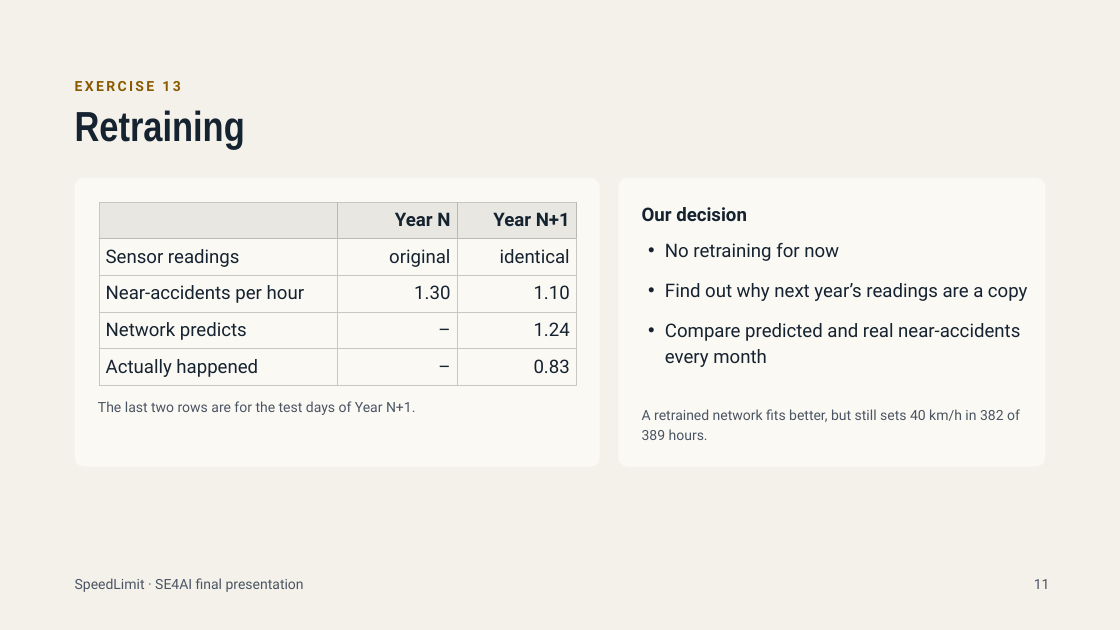
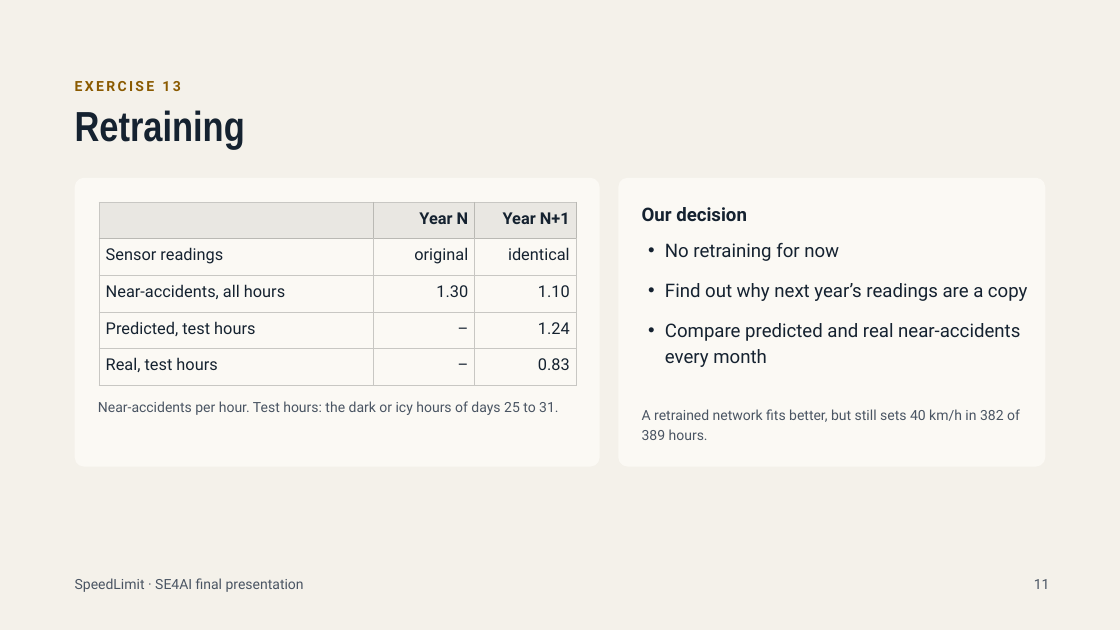
Before and after one commit to cristianvortolomei/speedlimit-se4ai, a slide deck: slide 11 of SpeedLimit3.pptx. Drawn at 1120x630 pixels with LibreOffice and Linux fonts; fonts in the diff are those of the drawing. Boxes give left, top, right and bottom in pixels: in the first picture for what was removed or moved away, otherwise in the second. Text is boxed around its words. In the diff, an @@ line names an element or a change of style, - is before the commit and + after.

Commit message:
Number the decision steps on the architecture slide and relabel the retraining table

```diff
--- a/SpeedLimit3.pptx
+++ b/SpeedLimit3.pptx
@@ table at [99,202,576,386] @@
-row 3, column 1: Near-accidents per hour
+row 3, column 1: Near-accidents, all hours
-row 4, column 1: Network predicts
+row 4, column 1: Predicted, test hours
-row 5, column 1: Actually happened
+row 5, column 1: Real, test hours
@@ size 16 to 14 pt in "Year N", "Year N+1", "Sensor readings", "original" and 7 more places @@
@@ line spacing 19.2pt to 16.8pt @@
@@ text at [98,401,558,415]: text changed @@
-The last two rows are for the test days of Year N+1.
+Near-accidents per hour. Test hours: the dark or icy hours of days 25 to 31.
```
Also in this commit, not shown: 2 other slides changed.
